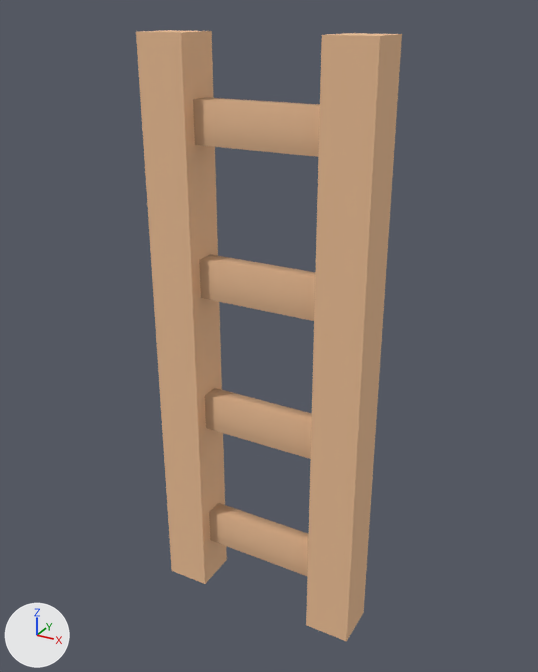
Before and after pictures for a commit that changed the OBJ model Assets/LevelAssets/Models/OBJ format/ladder.obj.
Rendered twice from a 50 mm camera at (0.551, -0.982, 1.031) aimed at (0.001, 0.017, 0.532). Lighting does not change. The marker at lower left points along +X, +Y and +Z. Where no turn or scale is listed for an object, it has been applied to the vertices.

The scene before the commit, as lines of its bpy script (objects in view):
```python
mat_wood = principled_material('wood')
mat_wood.base_color = (0.867, 0.533, 0.31)  # beige #efc197
mat_wood.roughness = 1.0
mat_wooddark = principled_material('woodDark')
mat_wooddark.base_color = (0.627, 0.384, 0.224)  # brown #d0a782
mat_wooddark.roughness = 1.0
me_ladder = bpy.data.meshes.new('ladder')
me_ladder.from_pydata(...)  # 48 vertices, 104 faces; spans x -0.19..0.19, y -0.04..0.04, z 0.0..1.0
# faces by material slot: [32, 68, 4]
me_ladder.materials.append(mat_wooddark)  # brown #d0a782
me_ladder.materials.append(mat_wood)  # beige #efc197
me_ladder.materials.append(mat_defaultmat)  # white #ffffff
ob_ladder = bpy.data.objects.new('ladder', me_ladder)
ob_ladder.location = (0.0, 0.0, 0.0)
```
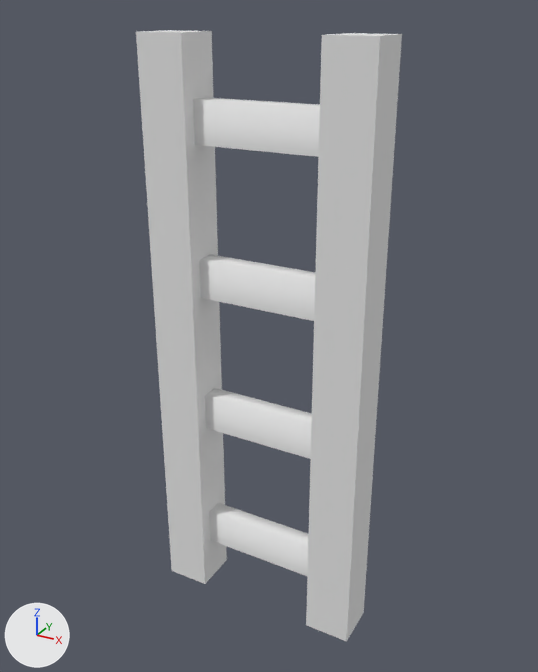
Diff of the bpy script that builds the scene:
```diff
--- a/Assets/LevelAssets/Models/OBJ format/ladder.obj.py
+++ b/Assets/LevelAssets/Models/OBJ format/ladder.obj.py
@@ mat_wooddark @@
 mat_wooddark = principled_material('woodDark')
-mat_wooddark.base_color = (0.627, 0.384, 0.224)  # brown #cfa782
+mat_wooddark.base_color = (0.8, 0.8, 0.8)  # white #e7e7e7
 mat_wooddark.roughness = 1.0
@@ mat_wood @@
 mat_wood = principled_material('wood')
-mat_wood.base_color = (0.867, 0.533, 0.31)  # beige #efc197
+mat_wood.base_color = (0.8, 0.8, 0.8)  # white #e7e7e7
 mat_wood.roughness = 1.0
```

Pixel boxes (x1, y1, x2, y2) of what changed, in the pictures (538 x 672 px):
'ladder', recoloured (brown to white): (136, 30, 402, 642) in both
